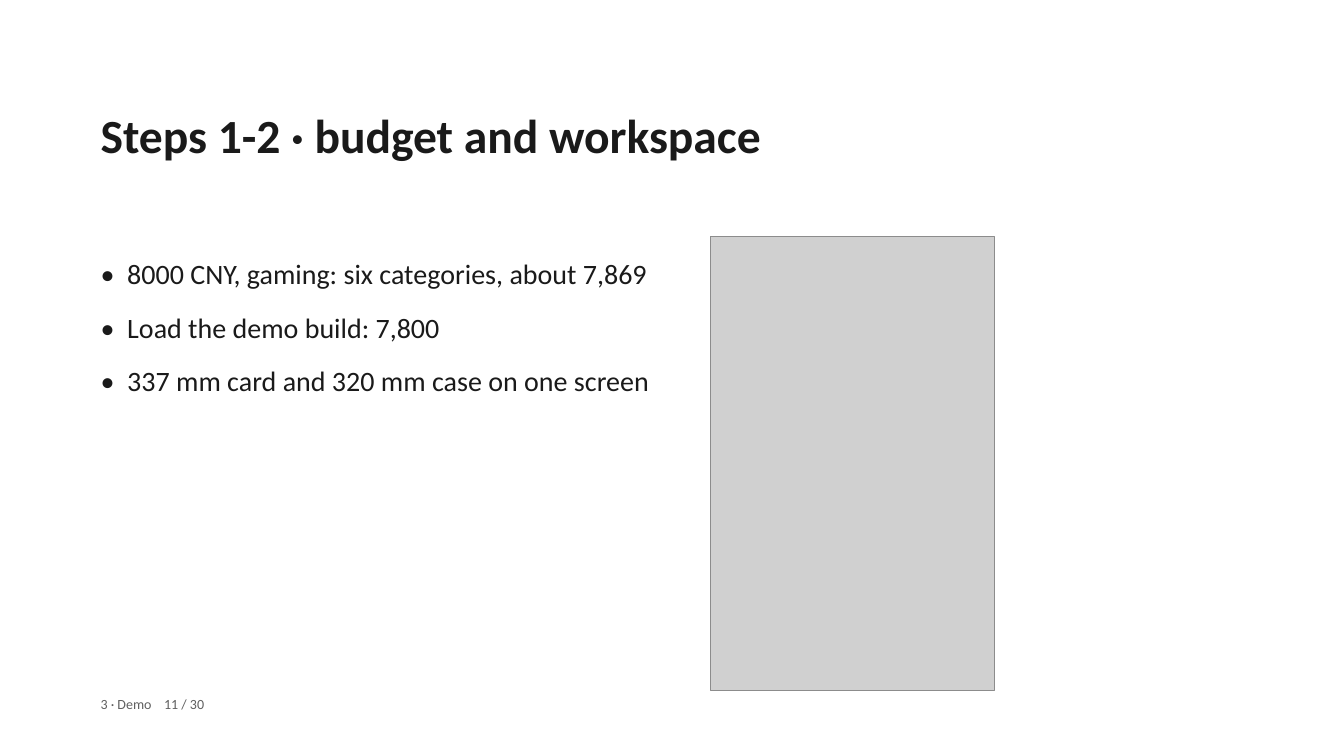
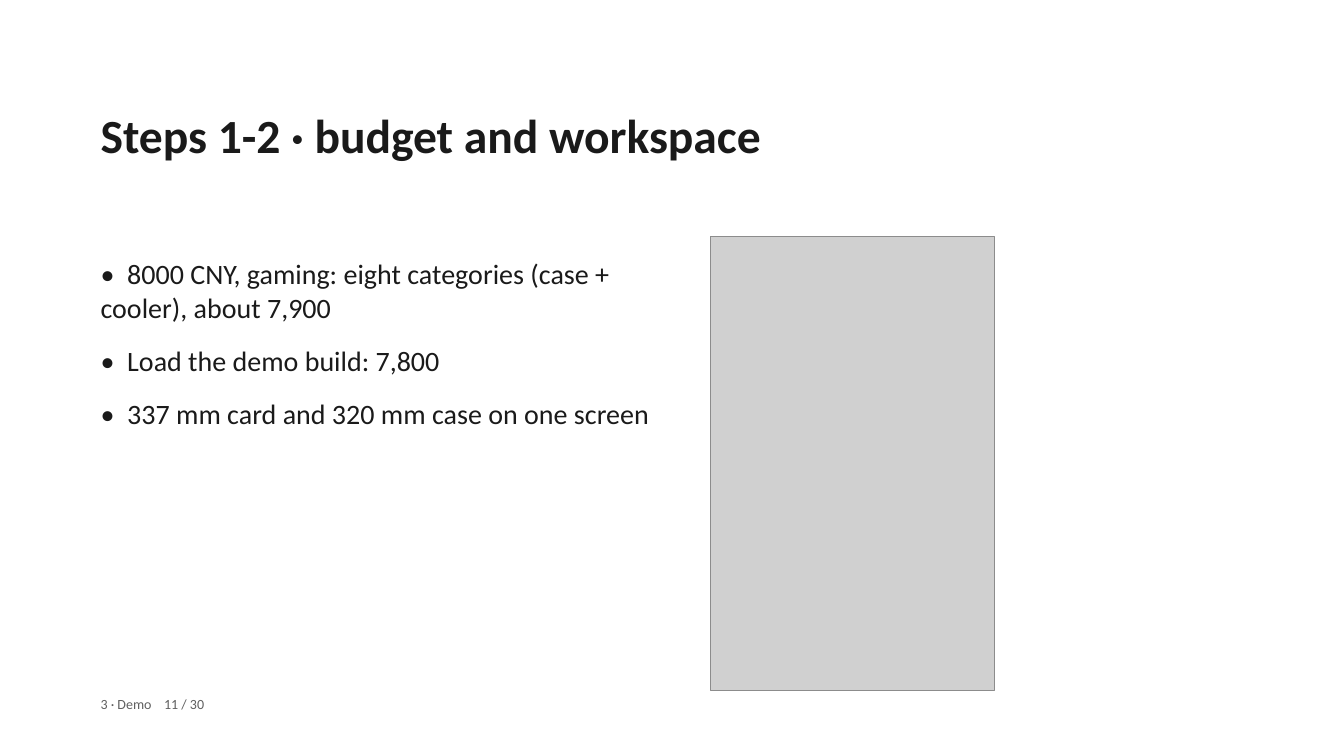
Before and after one commit to pc-buildmate/pcbuildmate, a slide deck: slide 11 of materials/source/Defense_Deck.pptx. Drawn at 1344x756 pixels with LibreOffice and Linux fonts; fonts in the diff are those of the drawing; grey boxes stand for pictures. Boxes give left, top, right and bottom in pixels: in the first picture for what was removed or moved away, otherwise in the second. Text is boxed around its words. In the diff, an @@ line names an element or a change of style, - is before the commit and + after.

```diff
--- a/materials/source/Defense_Deck.pptx
+++ b/materials/source/Defense_Deck.pptx
@@ text at bbox=[101, 264, 588, 322]: text changed @@
-• 8000 CNY, gaming: six categories, about 7,869
+• 8000 CNY, gaming: eight categories (case + cooler), about 7,900
```
Also in this commit, not shown: 7 other files.
